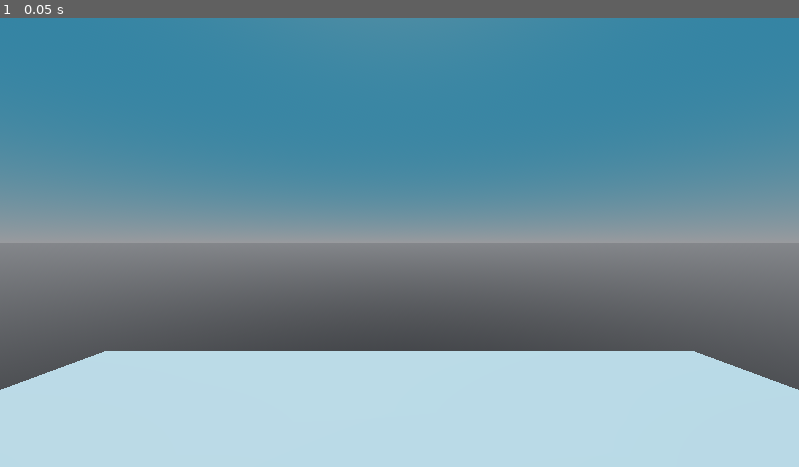
Above: before the commit, frame 1.
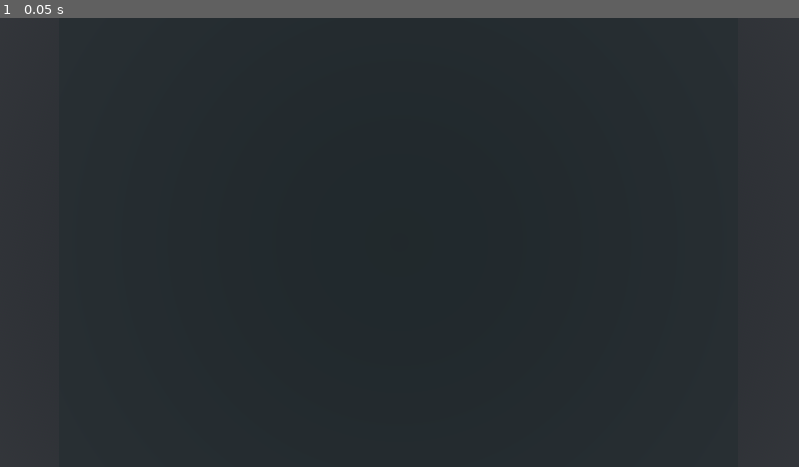
Above: after the commit, the same moment.

Repository: Mineorbit/Quarto
Game: Godot game, scene res://game.tscn
The game is run twice, just before and just after one commit, with the same random seed, the same clock (stepped at 60 frames per second) and the same inputs.
Inputs:
- Up to frame 1 (0.05 s): no input

The runs differ from the first frame. In frame 1, 100% of the frame differs, in the area x 0-100%, y 0-100%.

Commit message:
basic rendering to card

Diff:
--- /dev/null
+++ b/Card.tscn
@@ -0,0 +1,37 @@
+[gd_scene load_steps=5 format=3 uid="uid://b0qgk3uncjprm"]
+
+[ext_resource type="Script" uid="uid://co6ehvn41yjls" path="res://card.gd" id="1_hael8"]
+
+[sub_resource type="PlaneMesh" id="PlaneMesh_3ujke"]
+size = Vector2(2, 3)
+
+[sub_resource type="ViewportTexture" id="ViewportTexture_dd2wi"]
+viewport_path = NodePath("SubViewport")
+
+[sub_resource type="StandardMaterial3D" id="StandardMaterial3D_hael8"]
+resource_local_to_scene = true
+albedo_texture = SubResource("ViewportTexture_dd2wi")
+
+[node name="Card" type="Node3D"]
+script = ExtResource("1_hael8")
+
+[node name="MeshInstance3D" type="MeshInstance3D" parent="."]
+mesh = SubResource("PlaneMesh_3ujke")
+
+[node name="MeshInstance3D2" type="MeshInstance3D" parent="."]
+material_override = SubResource("StandardMaterial3D_hael8")
+mesh = SubResource("PlaneMesh_3ujke")
+skeleton = NodePath("../MeshInstance3D")
+
+[node name="SubViewport" type="SubViewport" parent="."]
+disable_3d = true
+transparent_bg = true
+
+[node name="RichTextLabel" type="RichTextLabel" parent="SubViewport"]
+anchors_preset = 15
+anchor_right = 1.0
+anchor_bottom = 1.0
+grow_horizontal = 2
+grow_vertical = 2
+text = "abc"
+metadata/_edit_use_anchors_ = true
--- /dev/null
+++ b/card.gd
@@ -0,0 +1 @@
+extends Node3D
--- a/game.tscn
+++ b/game.tscn
@@ -1,6 +1,7 @@
-[gd_scene load_steps=6 format=3 uid="uid://dv2va3uyae0k8"]
+[gd_scene load_steps=7 format=3 uid="uid://dv2va3uyae0k8"]
 
 [ext_resource type="Material" uid="uid://b1r5nc050ymc7" path="res://GameSkyMaterial.tres" id="1_80nbo"]
+[ext_resource type="PackedScene" uid="uid://b0qgk3uncjprm" path="res://Card.tscn" id="2_e2o6t"]
 
 [sub_resource type="PlaneMesh" id="PlaneMesh_mwb40"]
 
@@ -20,10 +21,8 @@
 
 [node name="World" type="Node3D" parent="."]
 
-[node name="Map" type="GridMap" parent="World"]
-
 [node name="View" type="Camera3D" parent="World"]
-transform = Transform3D(1, 0, 0, 0, 1, 0, 0, 0, 1, 0, 0.36928272, 0)
+transform = Transform3D(1, 0, 0, 0, -4.371139e-08, 1, 0, -1, -4.371139e-08, 0, 1.01067, 0.088682175)
 
 [node name="Sun" type="DirectionalLight3D" parent="World"]
 transform = Transform3D(1, 0, 0, 0, -0.22780712, 0.9737063, 0, -0.9737063, -0.22780712, 0, 0, 0)
@@ -35,3 +34,8 @@
 [node name="GameEnvironmentLighting" type="WorldEnvironment" parent="World"]
 environment = SubResource("Environment_mwb40")
 camera_attributes = SubResource("CameraAttributesPractical_80nbo")
+
+[node name="cards" type="Node3D" parent="World"]
+
+[node name="Card" parent="World/cards" instance=ExtResource("2_e2o6t")]
+transform = Transform3D(0.99999994, 0, 0, 0, 1, 0, 0, 0, 0.99999994, -0.0025995076, 0.14845777, 0.018162072)
Not shown, added: card.gd.uid
